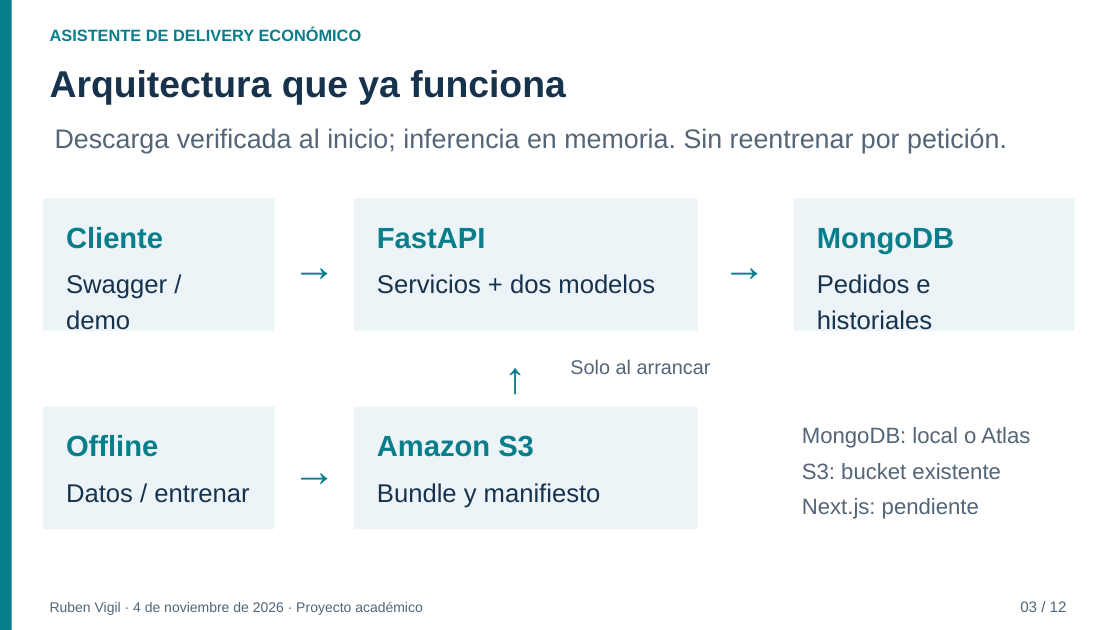
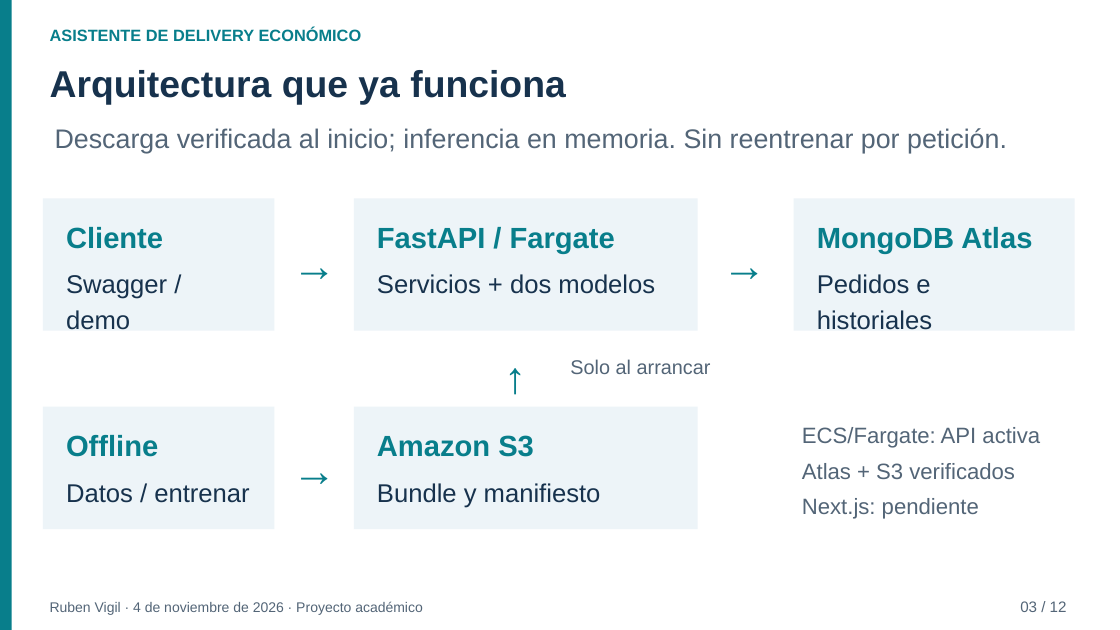
Before and after one commit to rvigil24/ml-delivery-app, a slide deck: slide 3 of reports/Presentacion_Defensa.pptx. Drawn at 1120x630 pixels with LibreOffice and Linux fonts; fonts in the diff are those of the drawing. Boxes give left, top, right and bottom in pixels: in the first picture for what was removed or moved away, otherwise in the second. Text is boxed around its words. In the diff, an @@ line names an element or a change of style, - is before the commit and + after.

Commit message:
docs: actualizar reportes y defensa con AWS y ejemplos verificados

```diff
--- a/reports/Presentacion_Defensa.pptx
+++ b/reports/Presentacion_Defensa.pptx
@@ text at (377,228,615,254): text changed @@
-FastAPI
+FastAPI / Fargate
@@ text at (817,227,1032,254): text changed @@
-MongoDB
+MongoDB Atlas
@@ text at (802,427,1040,479): text changed @@
-MongoDB: local o Atlas
-S3: bucket existente
+ECS/Fargate: API activa
+Atlas + S3 verificados
```
Also in this commit, not shown: 2 other slides changed, 9 other files.
